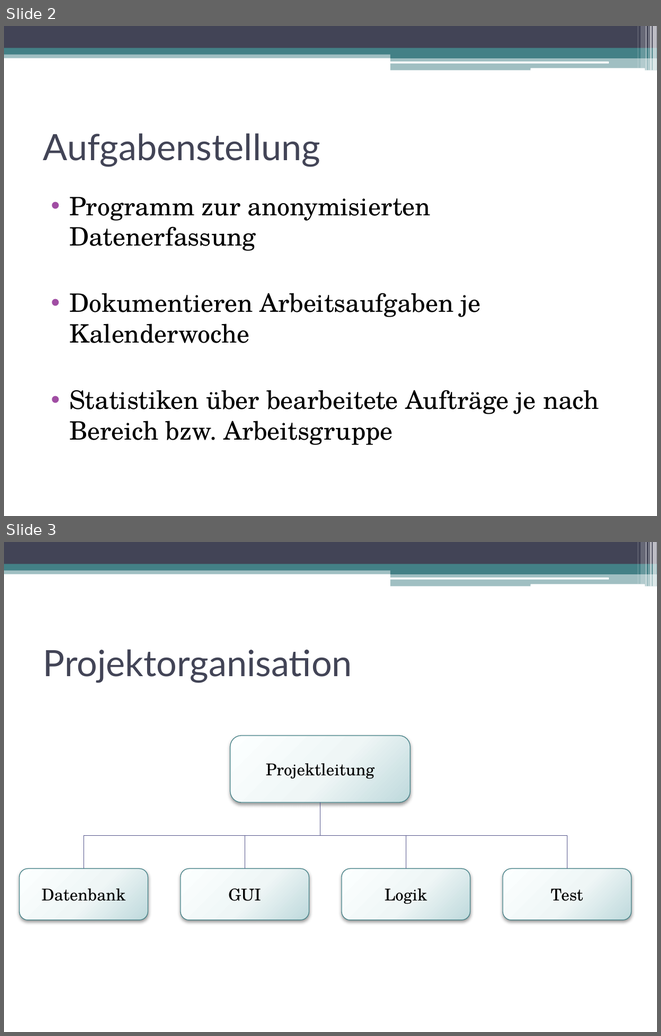
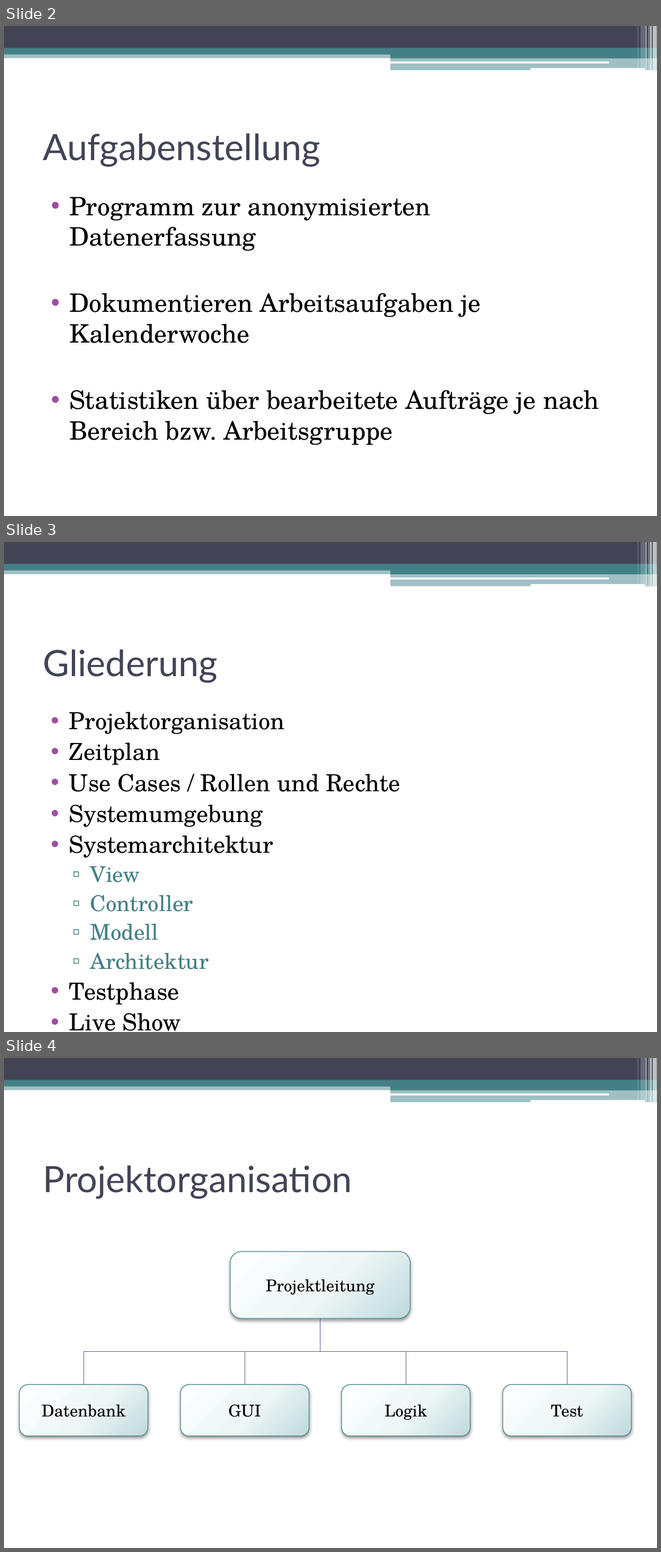
Before and after one commit to DanJoeHa/Fallstudie, a slide deck: Projektmanagement/Abschlusspräsentation.pptx. Shown one above the other, each under a label of ours: slides 2 and 3 before the commit, slides 2, 3 and 4 after it. The pictures are 661x1036 and 661x1552 pixels, drawn with LibreOffice and Linux fonts; fonts in the diff are those of the drawing. Boxes give left, top, right and bottom in pixels: in the first picture for what was removed or moved away, otherwise in the second. Text is boxed around its words. In the diff, an @@ line names an element or a change of style, - is before the commit and + after.

```diff
--- a/Projektmanagement/Abschlusspräsentation.pptx
+++ b/Projektmanagement/Abschlusspräsentation.pptx
@@ slide 3 added at <box>4,542,657,1032</box>, background #FFFFFF; not listed: 13 template elements that a slide beside it also shows @@
@@ title added at <box>43,649,218,683</box>, 40 pt, text #424456 @@
+Gliederung
@@ text added at <box>69,712,400,1031</box>, 25.9 pt, text #000000 @@
+• Projektorganisation
+• Zeitplan
+• Use Cases / Rollen und Rechte
+• Systemumgebung
+• Systemarchitektur
+  ▫ View
+  ▫ Controller
+  ▫ Modell
+  ▫ Architektur
+• Testphase
+• Live Show
+• Lessons learned
@@ what was slide 3 is now slide 4 @@
```
Also in this commit, not shown: 1 other slide added.
